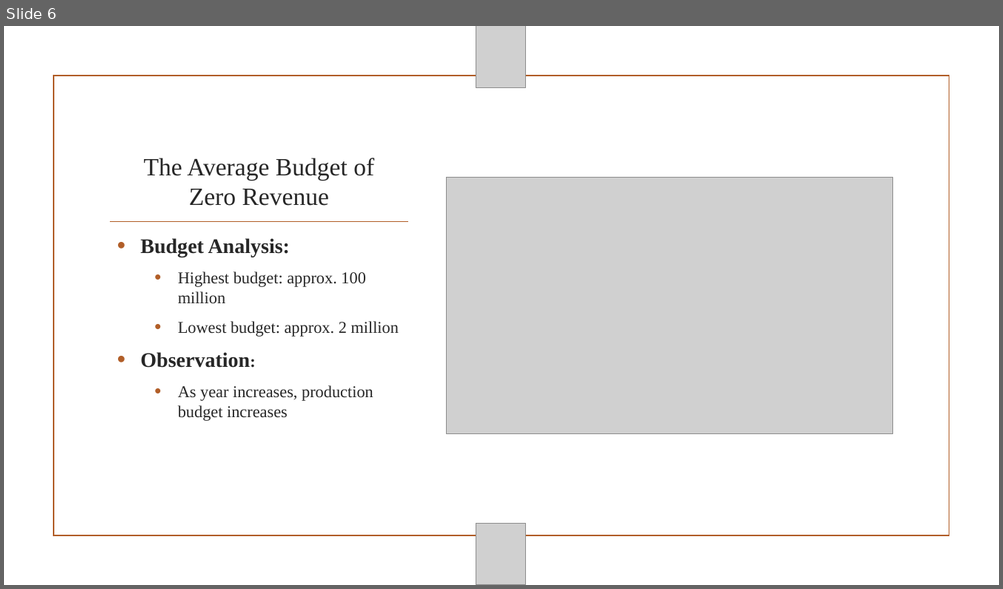
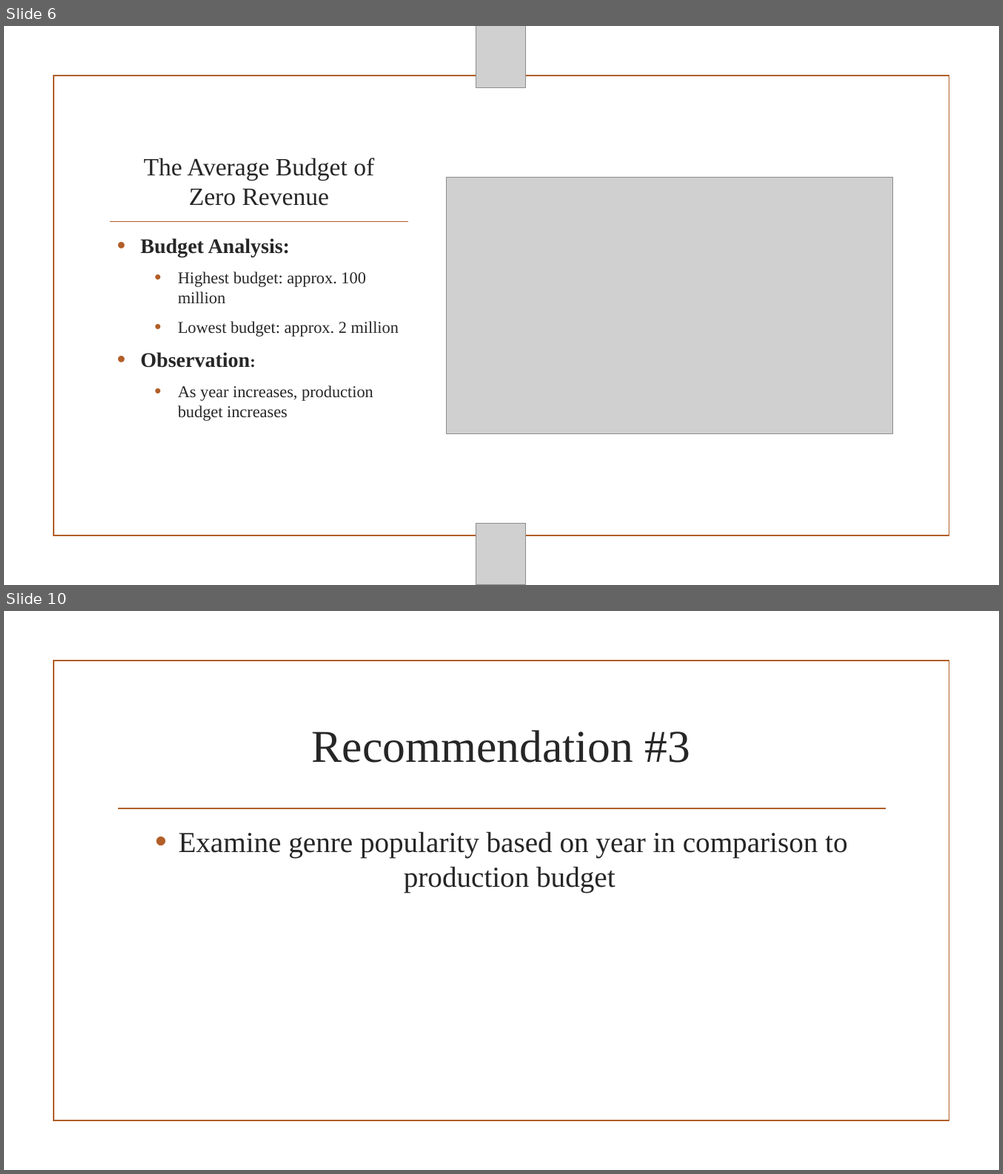
Before and after one commit to Nyla-max/dsc-mod-1-project-v2-1-onl01-dtsc-pt-012120, a slide deck: Module1_Project.pptx. Shown one above the other, each under a label of ours: slide 6 before the commit, slides 6 and 10 after it; the slides between them are not shown. The pictures are 1003x589 and 1003x1174 pixels, drawn with LibreOffice and Linux fonts; fonts in the diff are those of the drawing; grey boxes stand for pictures; background and template pictures are left out. Boxes give left, top, right and bottom in pixels: in the first picture for what was removed or moved away, otherwise in the second. Text is boxed around its words. In the diff, an @@ line names an element or a change of style, - is before the commit and + after.

```diff
--- a/Module1_Project.pptx
+++ b/Module1_Project.pptx
@@ slide 10 added at <box>4,611,999,1170</box>, background picture (left out) @@
@@ rectangle added at <box>54,661,948,1122</box>, outline #B15E28 1.25 pt @@
@@ title added at <box>312,730,690,763</box>, 44 pt, text #262626 @@
+Recommendation #3
@@ line added from (118, 809) to (885, 809), #B15E28 1.25 pt @@
@@ text added at <box>179,832,847,892</box>, 28 pt, text #262626 @@
+• Examine genre popularity based on year in comparison to production budget
```
Also in this commit, not shown: 1 slide changed, 3 other slides added.
